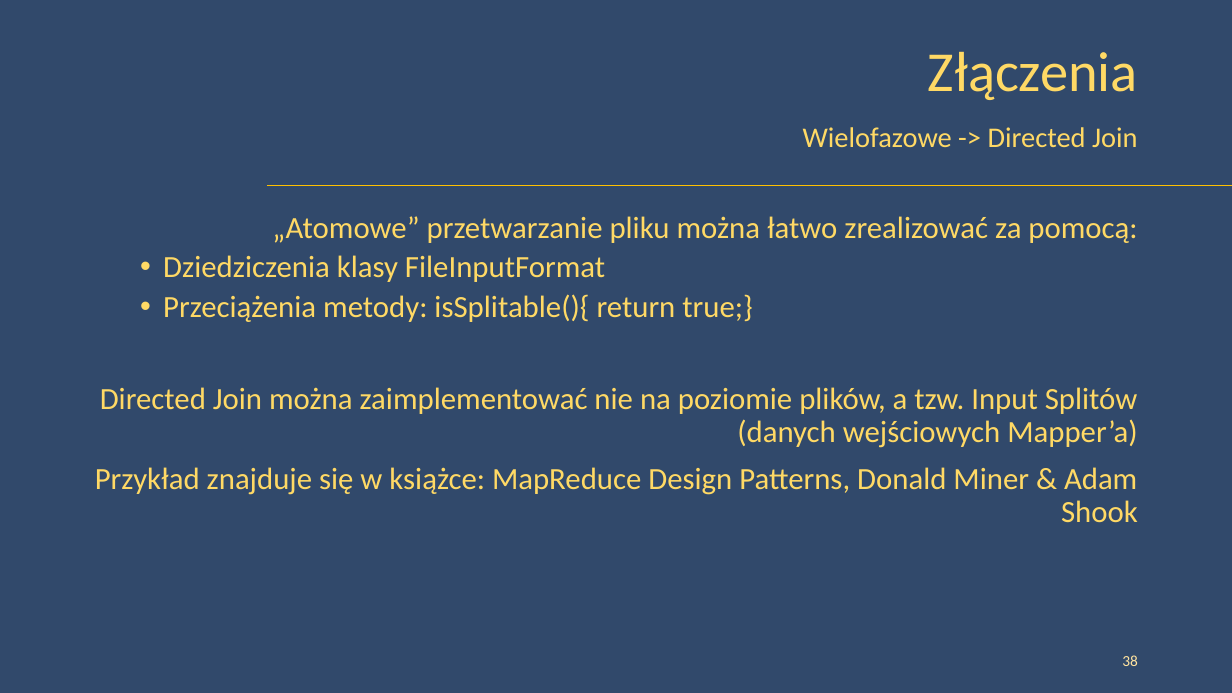
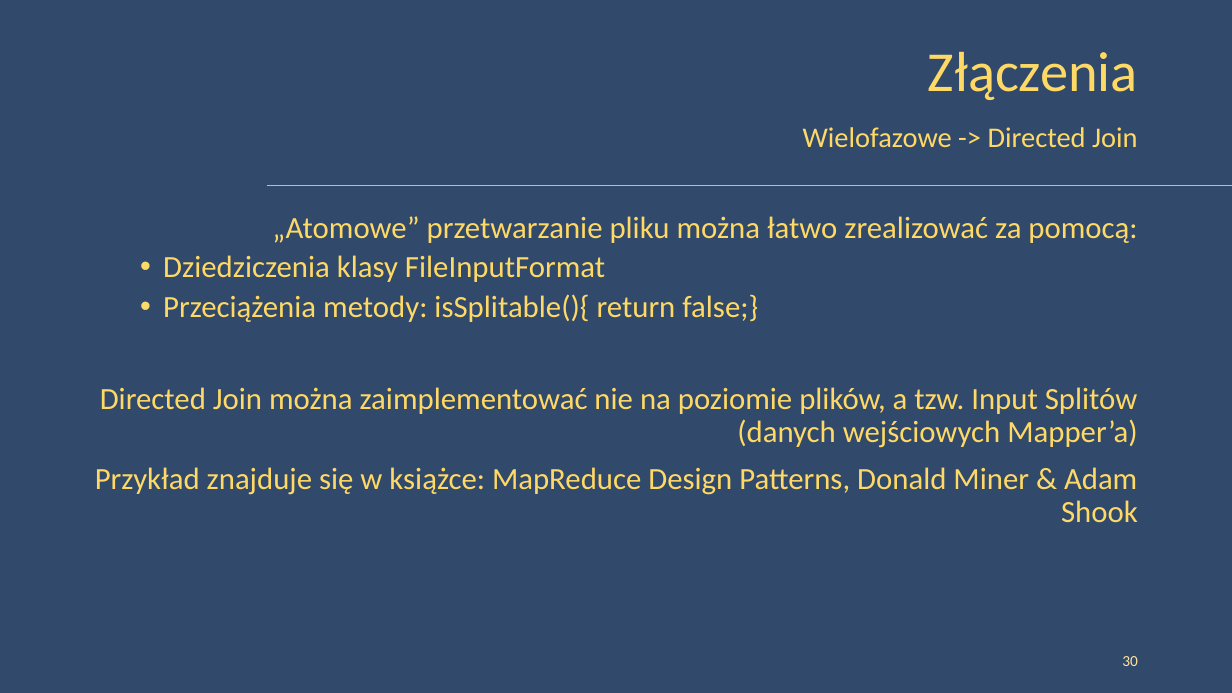
Before and after one commit to peczwy/DbConf2015, a slide deck: slide 30 of DbConf - Złączenia w modelu MapReduce - Lite.pptx (slide 38 before the commit). Drawn at 1232x693 pixels with LibreOffice and Linux fonts; fonts in the diff are those of the drawing; background and template pictures are left out. Boxes give left, top, right and bottom in pixels: in the first picture for what was removed or moved away, otherwise in the second. Text is boxed around its words. In the diff, an @@ line names an element or a change of style, - is before the commit and + after.

```diff
--- a/DbConf - Złączenia w modelu MapReduce - Lite.pptx
+++ b/DbConf - Złączenia w modelu MapReduce - Lite.pptx
@@ text at [163, 294, 758, 322]: text changed @@
-  • Przeciążenia metody: isSplitable(){ return true;}
+  • Przeciążenia metody: isSplitable(){ return false;}
@@ page number at [1122, 656, 1138, 666]: text changed @@
-38
+30
```
Also in this commit, not shown: 1 other slide changed, 1 slide added, 9 slides removed, 1 other file.
